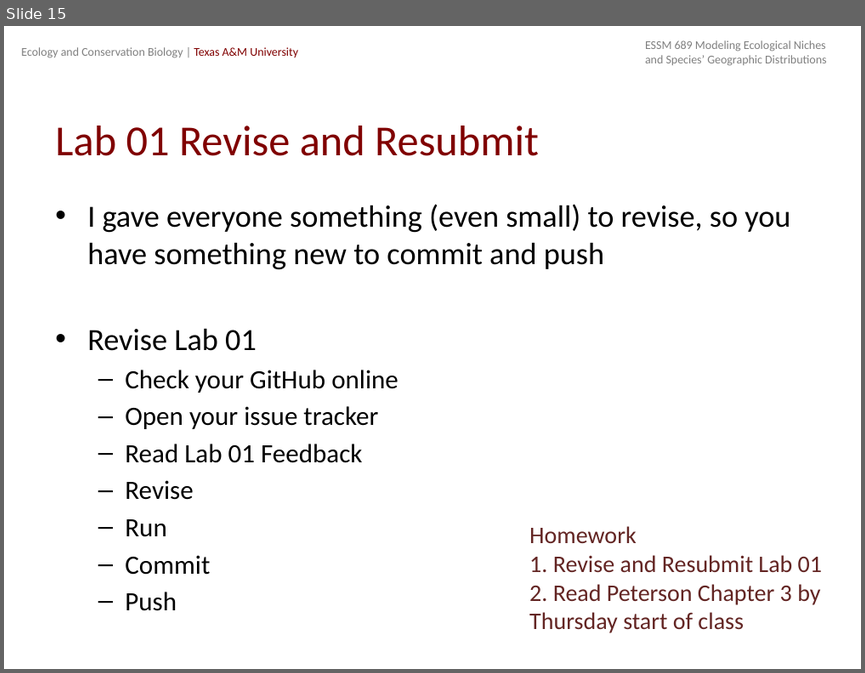
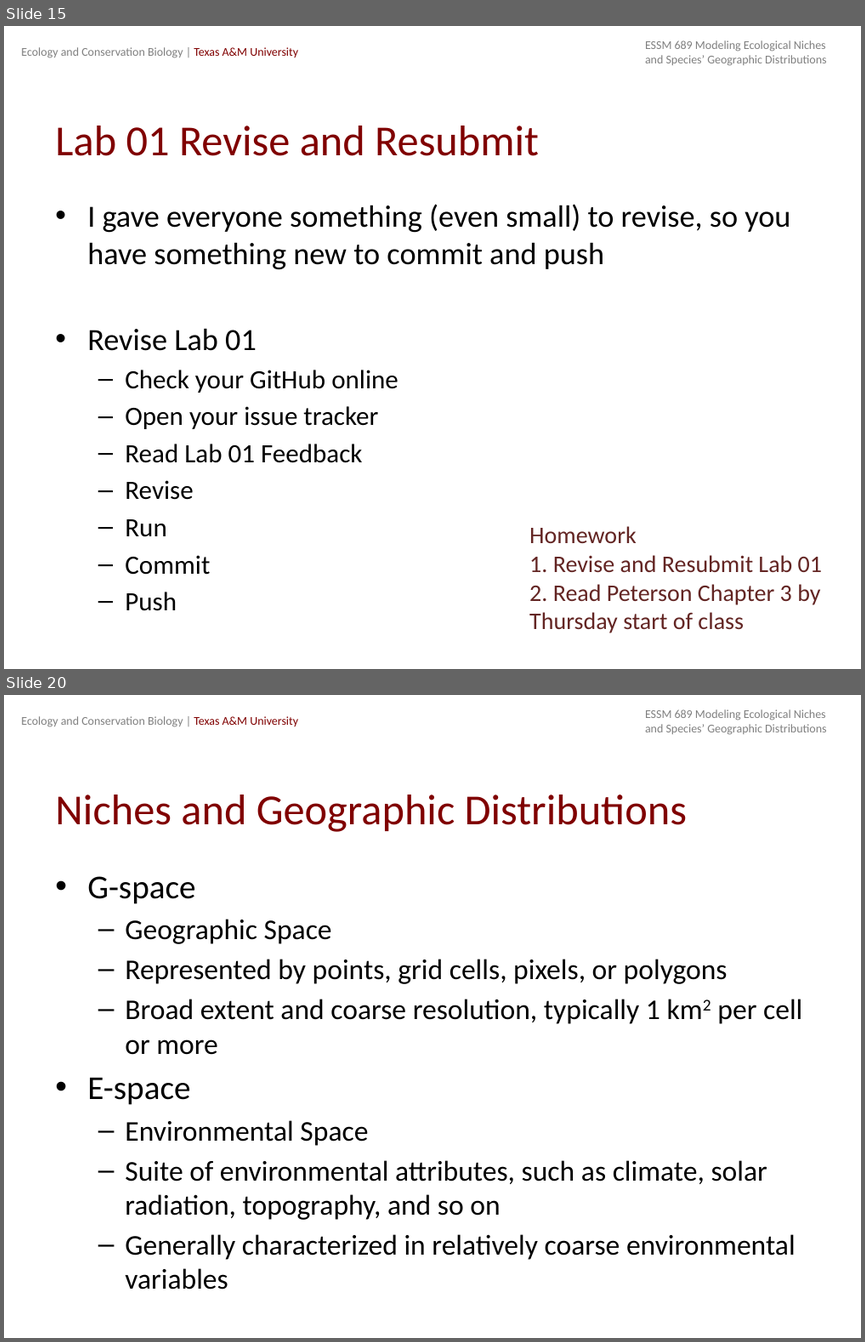
Before and after one commit to michellelawing/ECCB689, a slide deck: Slides/Week 2. Niches_and_Distributions_a.pptx. Shown one above the other, each under a label of ours: slide 15 before the commit, slides 15 and 20 after it; the slides between them are not shown. The pictures are 865x673 and 865x1342 pixels, drawn with LibreOffice and Linux fonts; fonts in the diff are those of the drawing. Boxes give left, top, right and bottom in pixels: in the first picture for what was removed or moved away, otherwise in the second. Text is boxed around its words. In the diff, an @@ line names an element or a change of style, - is before the commit and + after.

```diff
--- a/Slides/Week 2. Niches_and_Distributions_a.pptx
+++ b/Slides/Week 2. Niches_and_Distributions_a.pptx
@@ slide 20 added at [4, 695, 861, 1338], background #FFFFFF; not listed: 2 template elements that a slide beside it also shows @@
@@ title added at [55, 794, 687, 832], 36 pt, text #800000 @@
+Niches and Geographic Distributions
@@ text added at [87, 876, 802, 1259], 24 pt, text #000000 @@
+• G-space
+  – Geographic Space
+  – Represented by points, grid cells, pixels, or polygons
+  – Broad extent and coarse resolution, typically 1 km2 per cell or more
+• E-space
+  – Environmental Space
+  – Suite of environmental attributes, such as climate, solar radiation, topography, and so on
+  – Generally characterized in relatively coarse environmental variables
```
Also in this commit, not shown: 1 slide changed, 16 other slides added, 1 other file.
